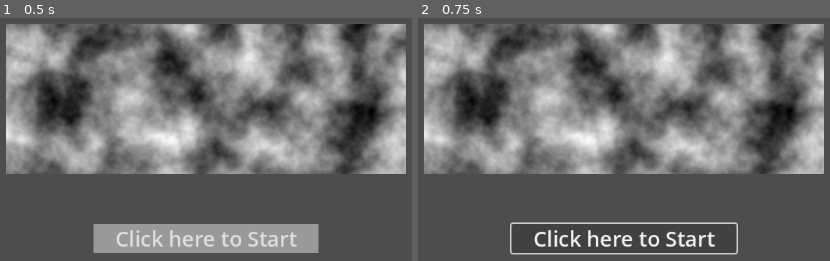
Above: before the commit, frames 1-2 (left to right).
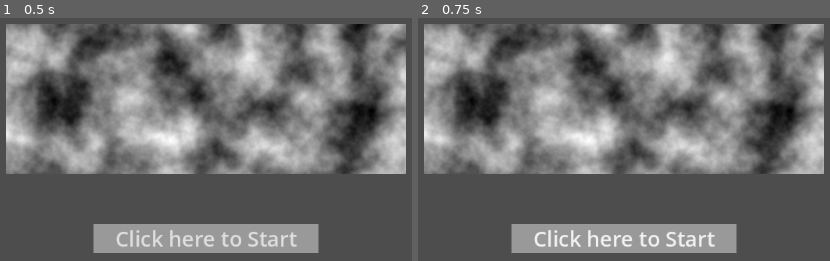
Above: after the commit, the same moments.

Repository: whitehatcat-JE/TowerDefenceGameJam
Game: Godot game, scene res://UI/MenuUI.tscn
Same seed, same stepped clock (60 frames per second), same inputs: the game is played once before the commit and once after it. The project has no main scene, so this scene is started directly.
Inputs:
- Up to frame 1 (0.5 s): no input
- Up to frame 2 (0.75 s): click "Click here to Start" at 0.5 s

Frame 1 is identical in both runs. In frame 2, 6.8% of the frame differs, in the area x 22-78%, y 83-98%.

Commit message:
Changed Menu buttons and renamed end_ui to EndUI for consistency

Diff:
--- a/UI/end_ui.tscn
+++ b/UI/EndUI.tscn
@@ -1,9 +1,9 @@
 [gd_scene load_steps=7 format=3 uid="uid://c44eavgyr53au"]
 
-[ext_resource type="Script" path="res://UI/end_ui.gd" id="1_d3let"]
-[ext_resource type="StyleBox" uid="uid://bp8k6o2mxjupy" path="res://UI/UILightGray.stylebox" id="2_e45mm"]
-[ext_resource type="StyleBox" uid="uid://bxaxtua03o8bv" path="res://UI/UIGrey.stylebox" id="2_jahq0"]
-[ext_resource type="StyleBox" uid="uid://dpcai1ghlgd3s" path="res://UI/UIHover.stylebox" id="3_cg6l4"]
+[ext_resource type="Script" path="res://UI/ENDUI.gd" id="1_8s8dp"]
+[ext_resource type="StyleBox" uid="uid://bp8k6o2mxjupy" path="res://UI/UILightGray.stylebox" id="2_js62w"]
+[ext_resource type="StyleBox" uid="uid://dpcai1ghlgd3s" path="res://UI/UIHover.stylebox" id="3_fpx6x"]
+[ext_resource type="StyleBox" uid="uid://bxaxtua03o8bv" path="res://UI/UIGrey.stylebox" id="4_6ygti"]
 
 [sub_resource type="FastNoiseLite" id="FastNoiseLite_7whug"]
 
@@ -17,7 +17,7 @@
 anchor_bottom = 1.0
 grow_horizontal = 2
 grow_vertical = 2
-script = ExtResource("1_d3let")
+script = ExtResource("1_8s8dp")
 
 [node name="Background" type="TextureRect" parent="."]
 layout_mode = 1
--- a/UI/MenuUI.tscn
+++ b/UI/MenuUI.tscn
@@ -1,6 +1,8 @@
-[gd_scene load_steps=4 format=3 uid="uid://d228jnajkcqxe"]
+[gd_scene load_steps=6 format=3 uid="uid://d228jnajkcqxe"]
 
 [ext_resource type="StyleBox" uid="uid://bp8k6o2mxjupy" path="res://UI/UILightGray.stylebox" id="1_b3mgw"]
+[ext_resource type="StyleBox" uid="uid://dpcai1ghlgd3s" path="res://UI/UIHover.stylebox" id="2_nq0ld"]
+[ext_resource type="StyleBox" uid="uid://bxaxtua03o8bv" path="res://UI/UIGrey.stylebox" id="3_lkpo7"]
 
 [sub_resource type="FastNoiseLite" id="FastNoiseLite_wfkx4"]
 
@@ -47,4 +49,8 @@
 grow_vertical = 2
 theme_override_font_sizes/font_size = 27
 theme_override_styles/normal = ExtResource("1_b3mgw")
+theme_override_styles/hover = ExtResource("2_nq0ld")
+theme_override_styles/pressed = ExtResource("3_lkpo7")
+theme_override_styles/disabled = ExtResource("1_b3mgw")
+theme_override_styles/focus = ExtResource("1_b3mgw")
 text = "Click here to Start"
Renamed: UI/end_ui.gd -> UI/ENDUI.gd
Not shown: 1 places in UI/EndUI.tscn that only renumber resources
Binary file changed: UI/UILightGray.stylebox
